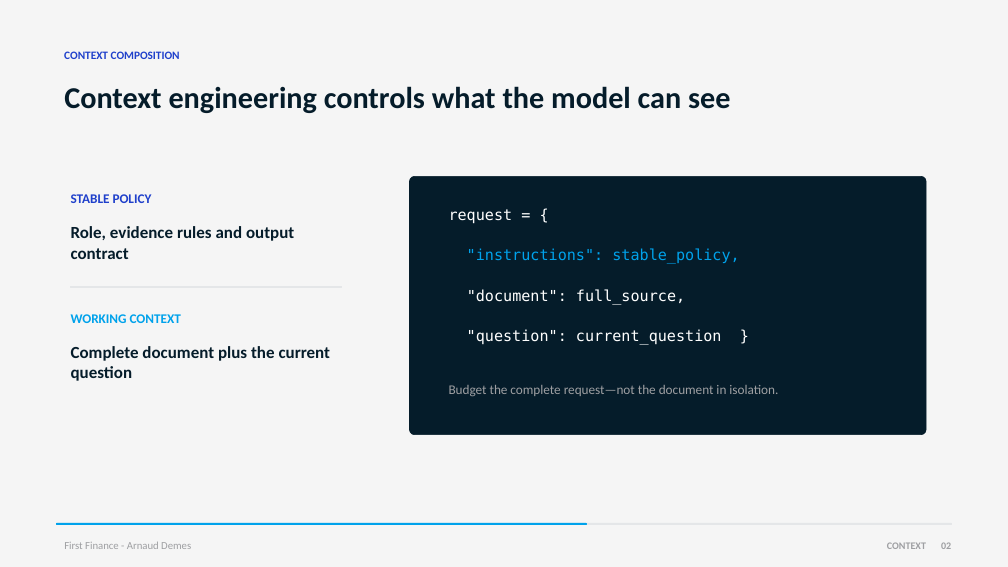
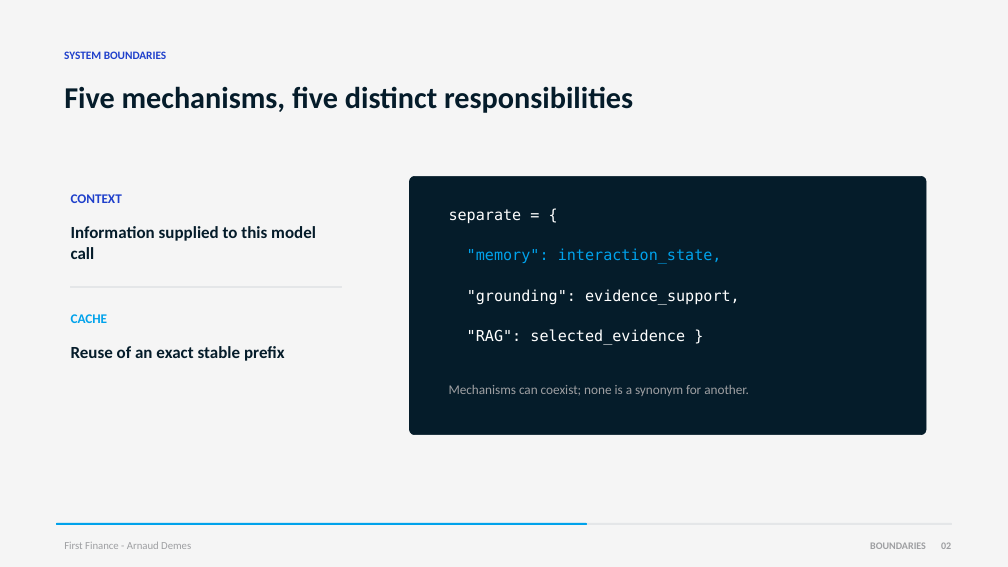
Before and after one commit to Nonocho/finai-academy, a slide deck: slide 2 of decks/03-cag-financial-document.pptx. Drawn at 1008x567 pixels with LibreOffice and Linux fonts; fonts in the diff are those of the drawing. Boxes give left, top, right and bottom in pixels: in the first picture for what was removed or moved away, otherwise in the second. Text is boxed around its words. In the diff, an @@ line names an element or a change of style, - is before the commit and + after.

```diff
--- a/decks/03-cag-financial-document.pptx
+++ b/decks/03-cag-financial-document.pptx
@@ text at <box>64,51,167,59</box>: text changed @@
-CONTEXT COMPOSITION
+SYSTEM BOUNDARIES
@@ text at <box>64,86,633,113</box>: text changed @@
-Context engineering controls what the model can see
+Five mechanisms, five distinct responsibilities
@@ text at <box>71,194,122,203</box>: text changed @@
-STABLE POLICY
+CONTEXT
@@ text at <box>449,209,522,223</box>: text changed @@
-request = {
+separate = {
@@ text at <box>71,226,316,259</box>: text changed @@
-Role, evidence rules and output contract
+Information supplied to this model call
@@ text at <box>467,248,722,264</box>: text changed @@
-"instructions": stable_policy,
+"memory": interaction_state,
@@ text at <box>467,289,740,305</box>: text changed @@
-"document": full_source,
+"grounding": evidence_support,
@@ text at <box>71,314,108,323</box>: text changed @@
-WORKING CONTEXT
+CACHE
@@ text at <box>467,329,685,345</box>: text changed @@
-"question": current_question }
+"RAG": selected_evidence }
@@ text at <box>71,346,285,361</box>: text changed @@
-Complete document plus the current question
+Reuse of an exact stable prefix
@@ text at <box>449,385,749,396</box>: text changed @@
-Budget the complete request—not the document in isolation.
+Mechanisms can coexist; none is a synonym for another.
@@ text at <box>870,542,926,549</box>: text changed @@
-CONTEXT
+BOUNDARIES
```
Also in this commit, not shown: 1 other slide changed, 5 other files.
